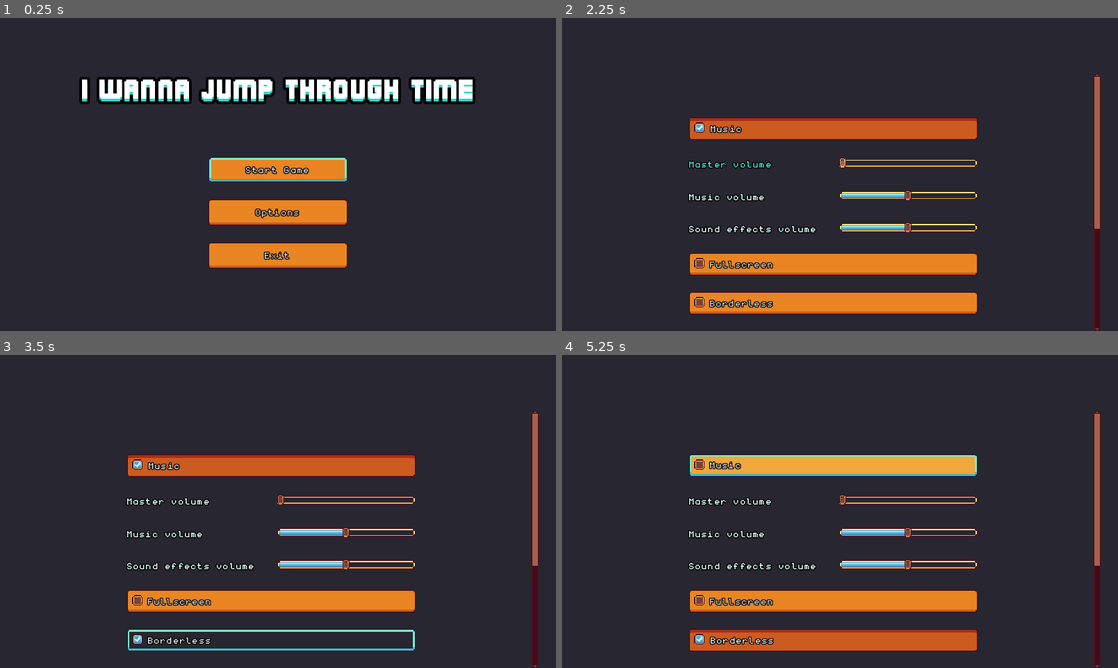
Above: before the commit, frames 1-4 (two rows, left to right).
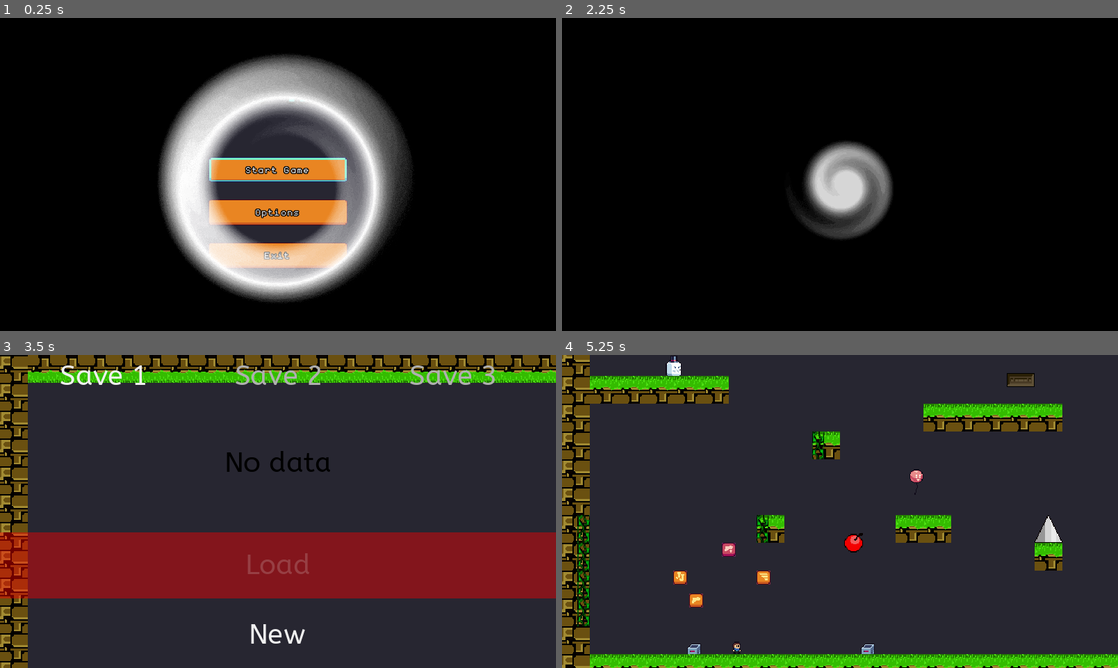
Above: after the commit, the same moments.

Repository: Smartkin/i-wanna-go-through-time-game-jam-edition
Game: Godot game, scene res://Rooms/Title.tscn
Same seed, same stepped clock (60 frames per second), same inputs: the game is played once before the commit and once after it. Sound files missing from this copy of the repository are replaced by a short silence.
Inputs (mouse positions are in pixels of both pictures, inside the frame that each line leads up to):
- Up to frame 1 (0.25 s): no input
- Up to frame 2 (2.25 s): click "Options" at 0.5 s; click (840, 168) at 1.25 s, where only the run after the commit has a clickable "Start Game"; click (840, 168) at 2 s, where only the run after the commit has a clickable "Start Game"
- Up to frame 3 (3.5 s): click (278, 633) at 2.75 s, where only the run after the commit has a clickable "New"
- Up to frame 4 (5.25 s): click (840, 633) at 3.5 s, where only the run after the commit has a clickable "New"; click (834, 639) at 4.25 s, where only the run before the commit has a clickable "Borderless"; click (834, 464) at 5 s, where only the run before the commit has a clickable "Music"

The runs differ from the first frame. In frame 1, 90% of the frame differs, in the area x 0-100%, y 0-100%; in frame 2, 99%; in frame 3, 43%; in frame 4, 31%.

Commit message:
Implement transition system. Add player returning to the save station

Diff:
--- a/Rooms/FileSelect.tscn
+++ b/Rooms/FileSelect.tscn
@@ -33,9 +33,6 @@
 custom_styles/tab_fg = ExtResource( 4 )
 custom_styles/tab_bg = ExtResource( 4 )
 custom_styles/panel = SubResource( 3 )
-__meta__ = {
-"_edit_use_anchors_": false
-}
 
 [node name="MusicPlayer" parent="." instance=ExtResource( 5 )]
 position = Vector2( 146.474, 93.7895 )
--- a/Scenes/Player/PlayerController.tscn
+++ b/Scenes/Player/PlayerController.tscn
@@ -1,11 +1,10 @@
-[gd_scene load_steps=15 format=2]
+[gd_scene load_steps=14 format=2]
 
 [ext_resource path="res://Scenes/Player/Player.tscn" type="PackedScene" id=1]
 [ext_resource path="res://Sounds/Player/sndDeath.wav" type="AudioStream" id=2]
 [ext_resource path="res://Sounds/Player/sndJump.wav" type="AudioStream" id=3]
 [ext_resource path="res://Sounds/Player/sndDJump.wav" type="AudioStream" id=4]
 [ext_resource path="res://Sounds/Player/sndShoot.wav" type="AudioStream" id=5]
-[ext_resource path="res://Sprites/sprGameOver_0.png" type="Texture" id=6]
 [ext_resource path="res://Scripts/Player/PlayerController.gd" type="Script" id=7]
 
 [sub_resource type="Curve" id=1]
@@ -89,26 +88,10 @@
 editor_draw_limits = true
 editor_draw_drag_margin = true
 
-[node name="CameraFollowLayer" type="CanvasLayer" parent="."]
+[node name="CameraTween" type="Tween" parent="."]
 
-[node name="UiCentered" type="CenterContainer" parent="CameraFollowLayer"]
-margin_right = 1280.0
-margin_bottom = 720.0
-__meta__ = {
-"_edit_group_": true,
-"_edit_use_anchors_": false
-}
-
-[node name="GameOver" type="TextureRect" parent="CameraFollowLayer/UiCentered"]
-visible = false
-margin_left = 261.0
-margin_top = 281.0
-margin_right = 1018.0
-margin_bottom = 439.0
-texture = ExtResource( 6 )
-stretch_mode = 4
-
-[node name="CameraTween" type="Tween" parent="."]
+[node name="CheckpointTeleport" type="Timer" parent="."]
+one_shot = true
 
 [connection signal="damaged" from="Player" to="." method="_on_Player_damaged"]
 [connection signal="dashed" from="Player" to="." method="_on_Player_dashed"]
@@ -116,3 +99,4 @@
 [connection signal="shoot" from="Player" to="." method="_on_Player_shoot"]
 [connection signal="sound" from="Player" to="." method="_on_Player_sound"]
 [connection signal="timeout" from="BloodTimer" to="." method="_on_BloodTimer_timeout"]
+[connection signal="timeout" from="CheckpointTeleport" to="." method="_on_CheckpointTeleport_timeout"]
--- a/Scenes/Transition.tscn
+++ b/Scenes/Transition.tscn
@@ -7,17 +7,12 @@
 script = ExtResource( 2 )
 halo_color = Color( 0, 0.505882, 1, 0.356863 )
 trans_color = Color( 0.054902, 0.0823529, 0.392157, 1 )
-mask = "res://Sprites/Transitions/CircleTransitionMask.png"
-
-[node name="Timer" type="Timer" parent="."]
-wait_time = 0.1
+mask = "res://Sprites/transition_mask2.png"
 
 [node name="CanvasLayer" type="CanvasLayer" parent="."]
 layer = 12
 
 [node name="ColorRect" type="ColorRect" parent="CanvasLayer"]
 material = ExtResource( 1 )
-margin_right = 1280.0
-margin_bottom = 720.0
-
-[connection signal="timeout" from="Timer" to="." method="_on_Timer_timeout"]
+anchor_right = 1.0
+anchor_bottom = 1.0
--- a/Scripts/Items/Ability.gd
+++ b/Scripts/Items/Ability.gd
@@ -45,7 +45,7 @@
 func _on_scene_built() -> void:
 	if Engine.editor_hint:
 		return
-	if WorldController.check_item(id) and id != -1:
+	if WorldController.check_item(id) and id != ABILITIES.INVALID:
 		queue_free()
 
 func _on_Area2D_body_entered(body):
--- a/Scripts/Player/Player.gd
+++ b/Scripts/Player/Player.gd
@@ -250,6 +250,13 @@
 	emit_signal("dashed")
 
 
+func return_to_live():
+	visible = true
+	states_stack.clear()
+	grabbables.clear()
+	waters.clear()
+	_switch_state(STATE.RUN)
+
 # Player shooting logic
 func shoot() -> void:
 	var direction = face_direction
@@ -277,7 +284,7 @@
 	if (cur_state != STATE.DEAD): # To prevent emitting this twice
 		emit_signal("dead", global_position) # Tell player controller to do all the necessary post death logic
 		_switch_state(STATE.DEAD)
-	queue_free() # Destroy the player
+	visible = false
 
 func _get_animation(name: String) -> String:
 	if not WorldController.check_item(Ability.ABILITIES.SHOOT) and not WorldController.check_item(Ability.ABILITIES.DOUBLE_JUMP):
@@ -422,6 +429,9 @@
 # Input processing
 func _handle_inputs() -> void:
 	# Handle player run
+	if (Input.is_action_pressed("suicide")):
+		kill()
+		return
 	var direction: int = DIRECTION_H.IDLE
 	var action := "right"
 	if (Input.is_action_pressed("right")):
--- a/Scripts/Player/PlayerController.gd
+++ b/Scripts/Player/PlayerController.gd
@@ -11,7 +11,6 @@
 var _cam_lock := false
 
 func _ready():
-#	zoom_camera(0.5)
 	_camera_follow_player_state = {
 		limit_top = $Camera.limit_top,
 		limit_bottom = $Camera.limit_bottom,
@@ -73,7 +72,6 @@
 func _on_Player_dead(playerPos: Vector2) -> void:
 	global_position = playerPos
 	$Camera.position = Vector2.ZERO
-	$CameraFollowLayer/UiCentered/GameOver.visible = true
 	$Blood.emitting = true
 	$Blood.global_position = playerPos
 	$BloodTimer.start()
@@ -81,6 +79,7 @@
 	player_dead = true
 	WorldController.cur_save_data.deaths += 1
 	WorldController.save_to_file() # Save only deaths/time
+	$CheckpointTeleport.start()
 
 
 func _on_Player_dashed():
@@ -124,3 +123,17 @@
 
 func _on_Player_damaged():
 	$Sounds/Death.play()
+
+
+func _on_CheckpointTeleport_timeout():
+	if (instance_from_id(WorldController.cur_save_data.save_id) != null):
+		var come_back_tween = create_tween()
+		come_back_tween.tween_property($Camera, "global_position", \
+			instance_from_id(WorldController.cur_save_data.save_id).global_position, \
+			1.0).set_trans(Tween.TRANS_QUART).set_ease(Tween.EASE_OUT)
+		come_back_tween.parallel().tween_property($Player, "global_position", \
+			Vector2(WorldController.cur_save_data.playerPosX, WorldController.cur_save_data.playerPosY), \
+			1.0).set_trans(Tween.TRANS_QUART).set_ease(Tween.EASE_OUT)
+		come_back_tween.tween_callback($Player, "return_to_live")
+		player_dead = false
+		$Player.health = WorldController.cur_save_data.health
--- a/Scripts/Transition/Transition.gd
+++ b/Scripts/Transition/Transition.gd
@@ -15,6 +15,7 @@
 
 var _t := 0.0
 var _state = STATE.FROM
+var _time := 0
 
 func _ready() -> void:
 	$CanvasLayer/ColorRect.material = preload("res://Shaders/Transition.tres")
@@ -24,7 +25,6 @@
 	$CanvasLayer/ColorRect.material.set_shader_param("halo_color", halo_color)
 	$CanvasLayer/ColorRect.material.set_shader_param("ramp", ramp)
 	$CanvasLayer/ColorRect.material.set_shader_param("mask", load(mask))
-	$Timer.start()
 
 
 func _exit_tree():
@@ -37,16 +37,15 @@
 func set_time(new_time: float) -> void:
 	_t = new_time
 
-func _on_Timer_timeout():
+func _process(delta: float):
 	match _state:
 		STATE.FROM:
-			_t += trans_speed
+			_t += trans_speed * delta
 			if _t >= 1.0:
 				emit_signal("transition_finished")
 				_state = STATE.TO
 		STATE.TO:
-			_t -= trans_speed
+			_t -= trans_speed * delta
 			if _t <= 0.0:
 				queue_free()
-	print(_t)
 	$CanvasLayer/ColorRect.material.set_shader_param("t", _t)
--- a/Scripts/UI/Title/Title.gd
+++ b/Scripts/UI/Title/Title.gd
@@ -1,7 +1,7 @@
 extends Control
 
-onready var file_scene := preload("res://Rooms/FileSelect.tscn")
-onready var options_scene := preload("res://Rooms/Options.tscn")
+onready var file_scene := "res://Rooms/FileSelect.tscn"
+onready var options_scene := "res://Rooms/Options.tscn"
 
 
 func _ready() -> void:
@@ -9,7 +9,7 @@
 
 
 func _on_StartGame_pressed() -> void:
-	get_tree().change_scene_to(file_scene)
+	Util.change_scene_transition(file_scene)
 
 
 func _on_Exit_pressed() -> void:
@@ -17,4 +17,4 @@
 
 
 func _on_Options_pressed() -> void:
-	get_tree().change_scene_to(options_scene)
+	Util.change_scene_transition(options_scene)
--- a/Scripts/Util.gd
+++ b/Scripts/Util.gd
@@ -49,6 +49,12 @@
 func set_volume(channel: String, value: float) -> void:
 	AudioServer.set_bus_volume_db(AudioServer.get_bus_index(channel), linear2db(value))
 
+func change_scene(scene: String) -> void:
+	get_tree().change_scene(scene)
+
+func change_scene_transition(scene: String) -> void:
+	var trans = WorldController.do_transition()
+	trans.connect("transition_finished", Util, "change_scene", [scene])
 
 # Integer version of abs since we use static typing abs only works with floats
 func absi(a: int) -> int:
--- a/Scripts/WorldController.gd
+++ b/Scripts/WorldController.gd
@@ -137,6 +137,7 @@
 	_load_music() # Load music
 	_load_ui_sfx() # Load UI sfx
 	_load_config() # Load user's configuration
+	do_post_transition()
 
 # Any globally handled user input
 func _input(event: InputEvent) -> void:
@@ -178,6 +179,27 @@
 	if _fade_engine.fading:
 		_fade_music(delta)
 
+func free_transition() -> void:
+	_cur_transition = null
+
+func do_transition(speed: float = 1.0, ramp: float = 0.1, trans_color: Color = Color.black, halo_color: Color = Color.white) -> Node:
+	if _cur_transition != null:
+		if not _cur_transition.is_queued_for_deletion():
+			_cur_transition.queue_free()
+		free_transition()
+	_cur_transition = _transition.instance()
+	_cur_transition.trans_speed = speed
+	_cur_transition.ramp = ramp
+	_cur_transition.trans_color = trans_color
+	_cur_transition.halo_color = halo_color
+	add_child(_cur_transition)
+	return _cur_transition
+
+func do_post_transition() -> void:
+	do_transition()
+	_cur_transition.set_time(1.0)
+	_cur_transition.set_state(_cur_transition.STATE.TO)
+
 # Plays a UI sfx
 func play_ui_sfx(fileName: String) -> void:
 	var ui_sfx_node := AudioStreamPlayer.new()
@@ -272,7 +294,7 @@
 	save_to_file() # Save death/time
 	if (game_paused):
 		pause_game() # Unpause the game if it was paused
-	_scene_tree.change_scene(ProjectSettings.get_setting("application/run/main_scene"))
+	Util.change_scene_transition(ProjectSettings.get_setting("application/run/main_scene"))
 	game_started = false
 
 func get_reverse_grav() -> bool:
@@ -304,21 +326,6 @@
 
 func get_loading_save() -> bool:
 	return loading_save
-
-func free_transition() -> void:
-	_cur_transition = null
-
-func do_transition() -> void:
-	if _cur_transition != null:
-		_cur_transition.queue_free()
-		free_transition()
-	_cur_transition = _transition.instance()
-	add_child(_cur_transition)
-
-func do_post_transition() -> void:
-	do_transition()
-	_cur_transition.set_time(1.0)
-	_cur_transition.set_state(_cur_transition.STATE.TO)
 
 # Save player's configuration
 func save_config() -> void:
Binary file added: Sprites/transition_mask.png
Not shown, added: Sprites/transition_mask.png.import
Binary file added: Sprites/transition_mask2.png
Not shown, added: Sprites/transition_mask2.png.import
